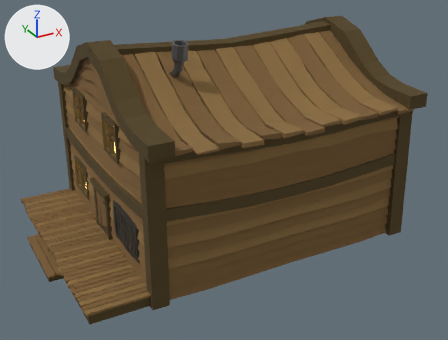
What one commit did to the glTF model public/models/buildings/sheriff.glb.
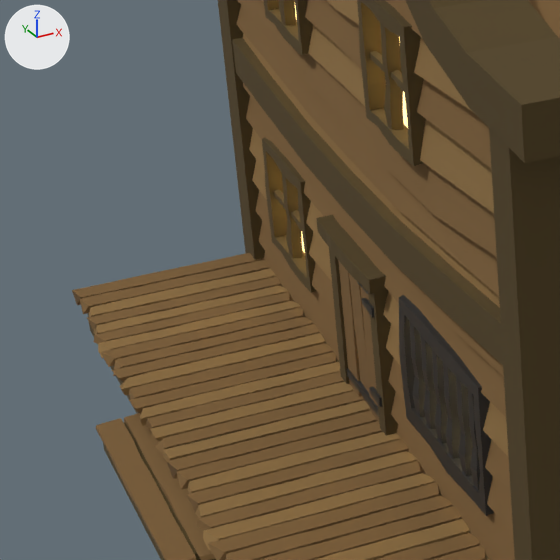
Old and new are each drawn whole from a 50 mm lens placed at (-10.16, -18.39, 10.96), pointed at (-0.55, -0.92, 2.22) and again close up on the part from 0% to 35% of the width and 34% to 81% of the height. The lights are fixed; the arrows at upper left show +X, +Y and +Z. The older version's two pictures come first. Where no turn or scale is listed for an object, it has been applied to the vertices.

Script lines for the objects in view, before the commit:
```python
me_cube_008 = bpy.data.meshes.new('Cube.008')
me_cube_008.from_pydata(...)  # 4957 vertices, 9072 faces; spans x -7.08..4.92, y -4.61..4.61, z -0.11..7.08
# faces by material slot: [1690, 4462, 2334, 456, 2, 128]
me_cube_008.materials.append(mat_wooddark_003)  # brown #52411f
me_cube_008.materials.append(mat_woodbright2_003)  # brown #7a5d35
me_cube_008.materials.append(mat_woodbright_003)  # brown #8a6c3f
me_cube_008.materials.append(mat_metalbar_001)  # black #2c2c2c
me_cube_008.materials.append(mat_material_005)  # brown #7c6c50, glowing yellow #ffe199
me_cube_008.materials.append(mat_chimney)  # dark grey #535353
ob_cube_007 = bpy.data.objects.new('Cube.007', me_cube_008)
ob_cube_007.location = (0.0, 0.0, 0.0)
```
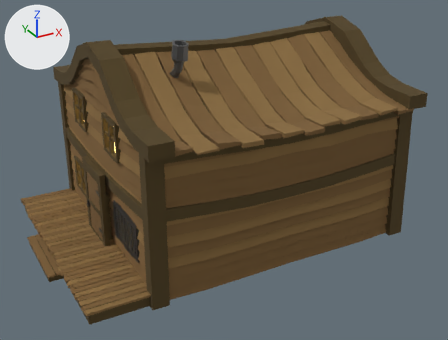
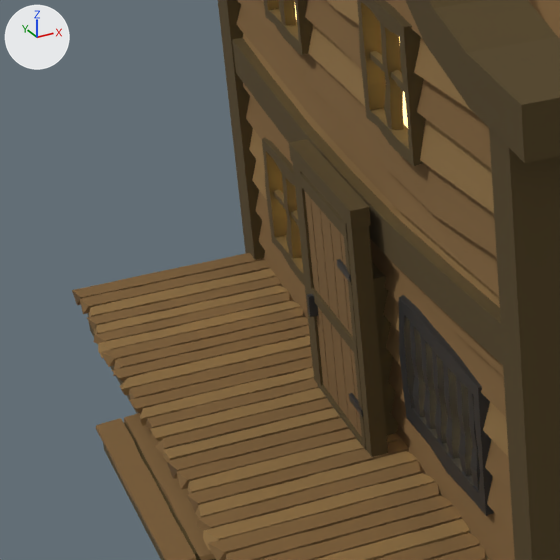
The change, as a diff of the scene's bpy script:
```diff
--- a/public/models/buildings/sheriff.glb.py
+++ b/public/models/buildings/sheriff.glb.py
@@ mat_doorinteriordark_001 @@
+mat_doorinteriordark_001 = principled_material('DoorInteriorDark.001')
+mat_doorinteriordark_001.base_color = (0.012, 0.008, 0.006)  # black #1d1612
+mat_doorinteriordark_001.roughness = 1.0
@@ me_doorpanel_001 @@
+me_doorpanel_001.from_pydata(...)  # 112 vertices, 168 faces; spans x -0.11..0.03, y 0.0..1.46, z 0.0..2.51
+# faces by material slot: [60, 72, 36]
+me_doorpanel_001.materials.append(mat_woodbright2_003)  # brown #7a5d35
+me_doorpanel_001.materials.append(mat_wooddark_003)  # brown #52411f
+me_doorpanel_001.materials.append(mat_metalbar_001)  # black #2c2c2c
@@ me_doorframe @@
+me_doorframe.from_pydata(...)  # a box spanning x -5.0..-4.84, y -0.88..-0.72, z 0.16..2.87, material slot 0; a box spanning x -5.0..-4.84, y 0.72..0.88, z 0.16..2.87, material slot 0; a box spanning x -5.01..-4.83, y -0.91..0.91, z 2.76..2.94, material slot 0; a box spanning x -5.01..-4.83, y -0.88..0.88, z 0.18..0.26, material slot 0; a box spanning x -4.91..-4.85, y -0.77..0.77, z 0.17..2.78, material slot 1
+me_doorframe.materials.append(mat_wooddark_003)  # brown #52411f
+me_doorframe.materials.append(mat_doorinteriordark_001)  # black #1d1612
@@ ob_doorpanel @@
+ob_doorpanel = bpy.data.objects.new('DoorPanel', me_doorpanel_001)
+ob_doorpanel.location = (-4.95, -0.73, 0.24)
@@ ob_doorframe @@
+ob_doorframe = bpy.data.objects.new('DoorFrame', me_doorframe)
+ob_doorframe.location = (0.0, 0.0, 0.0)
```

Location of each change, [x1, y1, x2, y2] in pixels of the close-ups (560 x 560 px):
'DoorPanel', added
    after: [297, 168, 366, 450]
    faces in mat_woodbright2_003 (brown #7a5d35): [305, 192, 362, 437]
    faces in mat_wooddark_003 (brown #52411f): [297, 168, 366, 450]
    faces in mat_metalbar_001 (black #2c2c2c): [307, 259, 363, 417]
'DoorFrame', added
    after: [289, 139, 388, 457]
